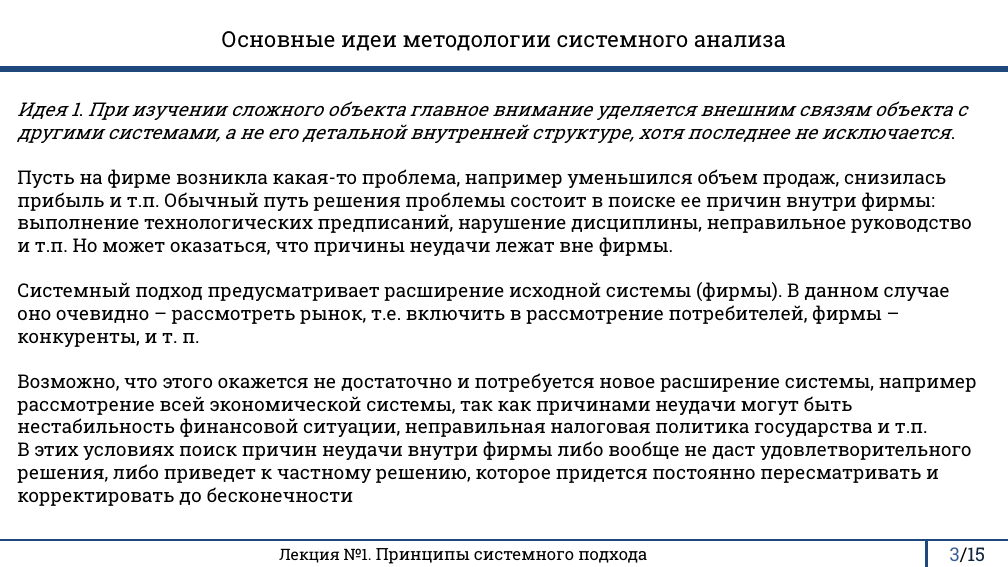
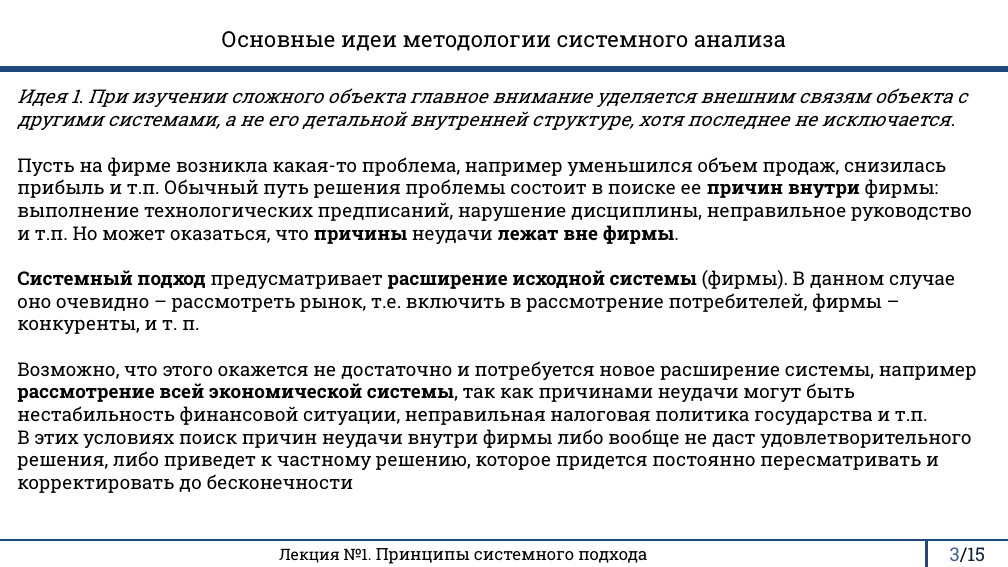
Before and after one commit to rustam-mansurov/cats, a slide deck: slide 3 of Лекции/ОСА/ОСА 1 лекция.pptx. Drawn at 1008x567 pixels with LibreOffice and Linux fonts; fonts in the diff are those of the drawing. Boxes give left, top, right and bottom in pixels: in the first picture for what was removed or moved away, otherwise in the second. Text is boxed around its words. In the diff, an @@ line names an element or a change of style, - is before the commit and + after.

```diff
--- a/Лекции/ОСА/ОСА 1 лекция.pptx
+++ b/Лекции/ОСА/ОСА 1 лекция.pptx
@@ title "Идея 1. При изучении сложного ...": place and size @@
-title "Идея 1. При изучении сложного ..." at [17,101,977,483]
+title "Идея 1. При изучении сложного ..." at [17,88,977,493]
@@ title "Идея 1. При изучении сложного ..." at [17,88,977,493]: bold on in "причин внутри причины лежат вне фирмы. Системный ..." @@
```
Also in this commit, not shown: 6 other slides changed, 5 other files.
